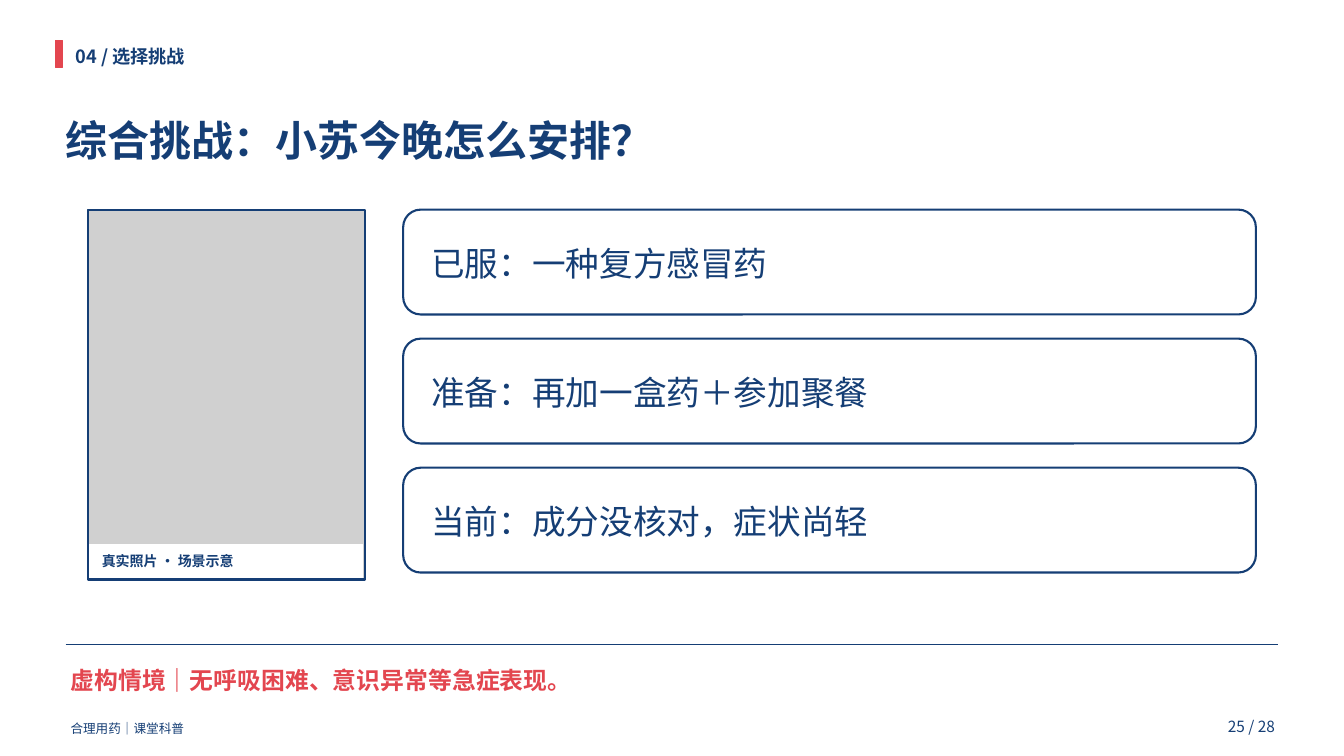
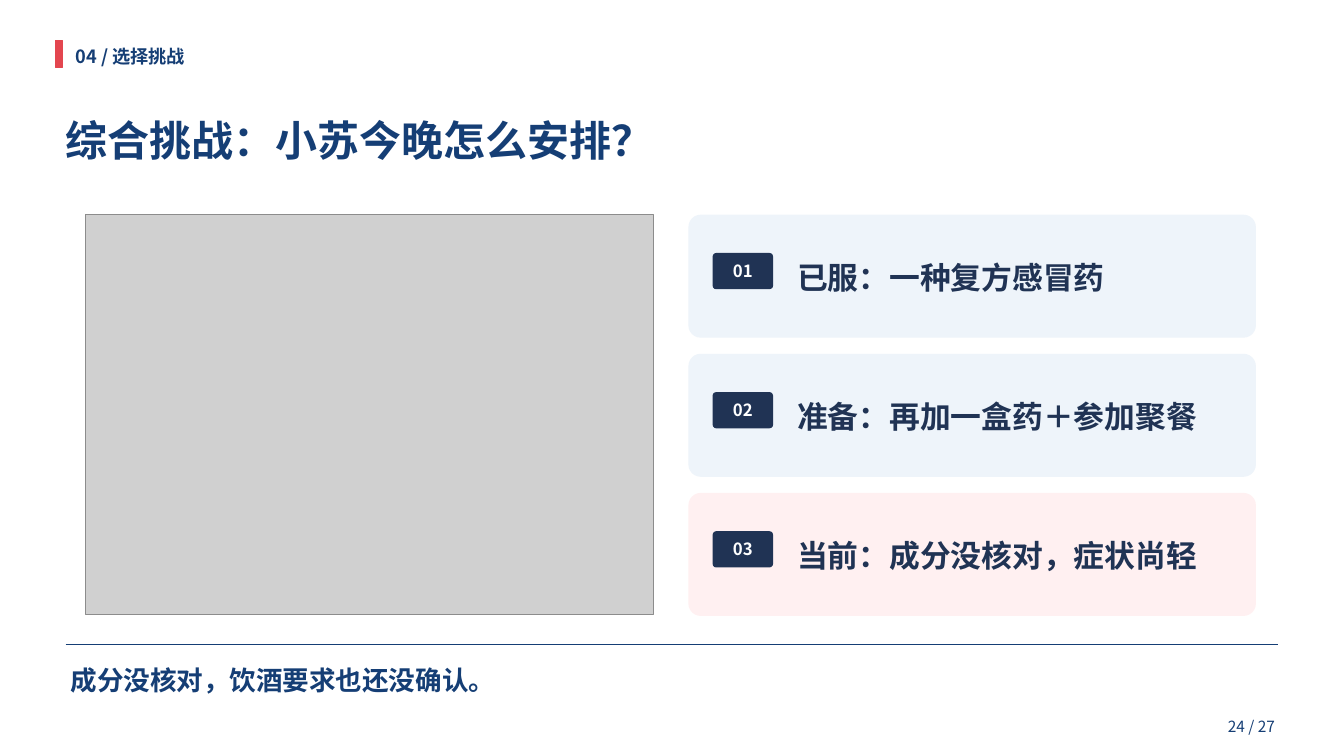
Before and after one commit to HOU-snowyfly/PPTbuilder, a slide deck: slide 24 of 交付文件/合理用药_双人35分钟.pptx (slide 25 before the commit). Drawn at 1344x756 pixels with LibreOffice and Linux fonts; fonts in the diff are those of the drawing; grey boxes stand for pictures. Boxes give left, top, right and bottom in pixels: in the first picture for what was removed or moved away, otherwise in the second. Text is boxed around its words. In the diff, an @@ line names an element or a change of style, - is before the commit and + after.

```diff
--- a/交付文件/合理用药_双人35分钟.pptx
+++ b/交付文件/合理用药_双人35分钟.pptx
@@ picture added at <box>86,215,653,615</box> @@
@@ picture removed at <box>88,210,365,580</box> @@
@@ rectangle removed at <box>88,210,365,580</box> @@
@@ rounded rectangle added at <box>689,215,1256,338</box>, fill #EEF4FA @@
@@ text "已服：一种复方感冒药": place and size @@
-text "已服：一种复方感冒药" at <box>431,247,767,279</box>
+text "已服：一种复方感冒药" at <box>797,262,1104,292</box>
@@ rounded rectangle added at <box>713,253,773,289</box>, fill #203354 @@
@@ text added at <box>733,264,753,277</box>, 12 pt, text #FFFFFF, bold @@
+01
@@ rounded rectangle removed at <box>403,339,1256,444</box> @@
@@ rounded rectangle: place and size @@
-rounded rectangle at <box>403,210,1256,315</box>
+rounded rectangle at <box>689,354,1256,477</box>
@@ rounded rectangle at <box>689,354,1256,477</box>: fill #FFFFFF to #EEF4FA; outline #153E75 1.5 pt to none; proportions changed @@
@@ text "准备：再加一盒药＋参加聚餐": place and size @@
-text "准备：再加一盒药＋参加聚餐" at <box>431,376,868,408</box>
+text "准备：再加一盒药＋参加聚餐" at <box>797,401,1197,431</box>
@@ rounded rectangle added at <box>713,392,773,429</box>, fill #203354 @@
@@ text added at <box>733,403,753,416</box>, 12 pt, text #FFFFFF, bold @@
+02
@@ rounded rectangle: place and size @@
-rounded rectangle at <box>403,468,1256,573</box>
+rounded rectangle at <box>689,493,1256,616</box>
@@ rounded rectangle at <box>689,493,1256,616</box>: fill #FFFFFF to #FFF0F1; outline #153E75 1.5 pt to none; proportions changed @@
@@ size 24 to 22 pt, text colour #153E75 to #203354, bold on; line spacing 1.08 to 1.05; less space between paragraphs in 3 elements at <box>797,401,1197,431</box>, <box>797,262,1104,292</box>, <box>797,540,1197,571</box> @@
@@ text "当前：成分没核对，症状尚轻": place and size @@
-text "当前：成分没核对，症状尚轻" at <box>431,505,868,538</box>
+text "当前：成分没核对，症状尚轻" at <box>797,540,1197,571</box>
@@ rounded rectangle added at <box>713,531,773,568</box>, fill #203354 @@
@@ rectangle removed at <box>90,544,363,578</box> @@
@@ text removed at <box>102,554,234,567</box> @@
-真实照片 · 场景示意
@@ text added at <box>733,542,753,556</box>, 12 pt, text #FFFFFF, bold @@
+03
@@ text at <box>71,667,496,694</box>: text changed; size 17 to 19 pt; text colour #E3464F to #153E75 @@
-虚构情境｜无呼吸困难、意识异常等急症表现。
+成分没核对，饮酒要求也还没确认。
@@ text removed at <box>71,722,185,734</box> @@
-合理用药｜课堂科普
@@ text at <box>1228,720,1275,732</box>: text changed @@
-25 / 28
+24 / 27
```
Also in this commit, not shown: 29 other slides changed, 1 slide removed, 1 other file.
